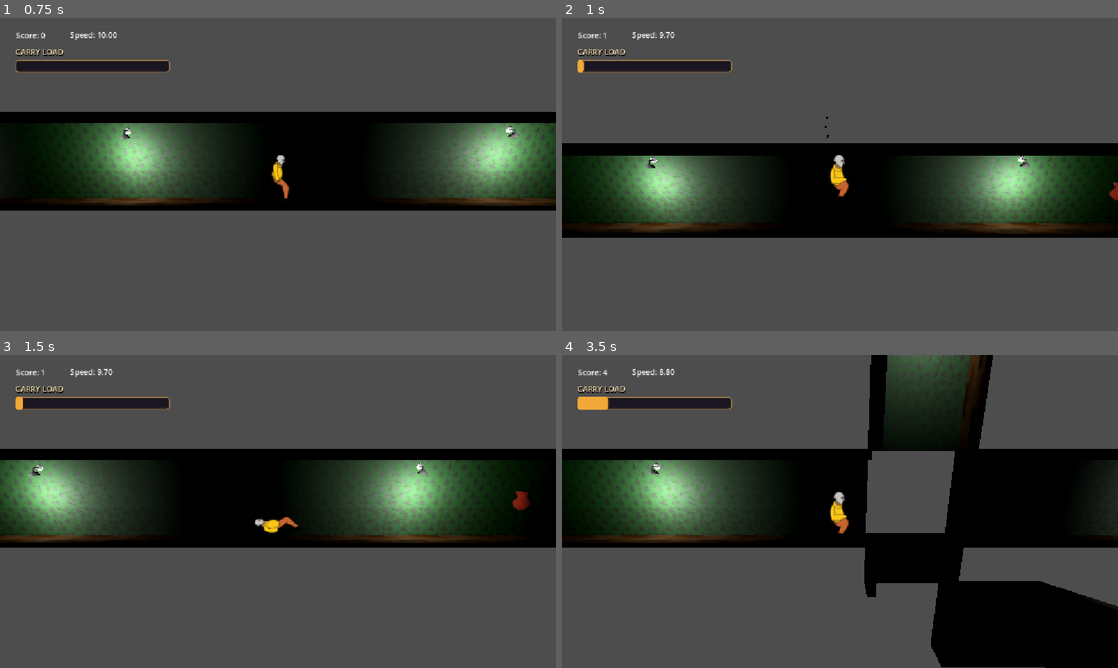
Above: before the commit, frames 1-4 (two rows, left to right).
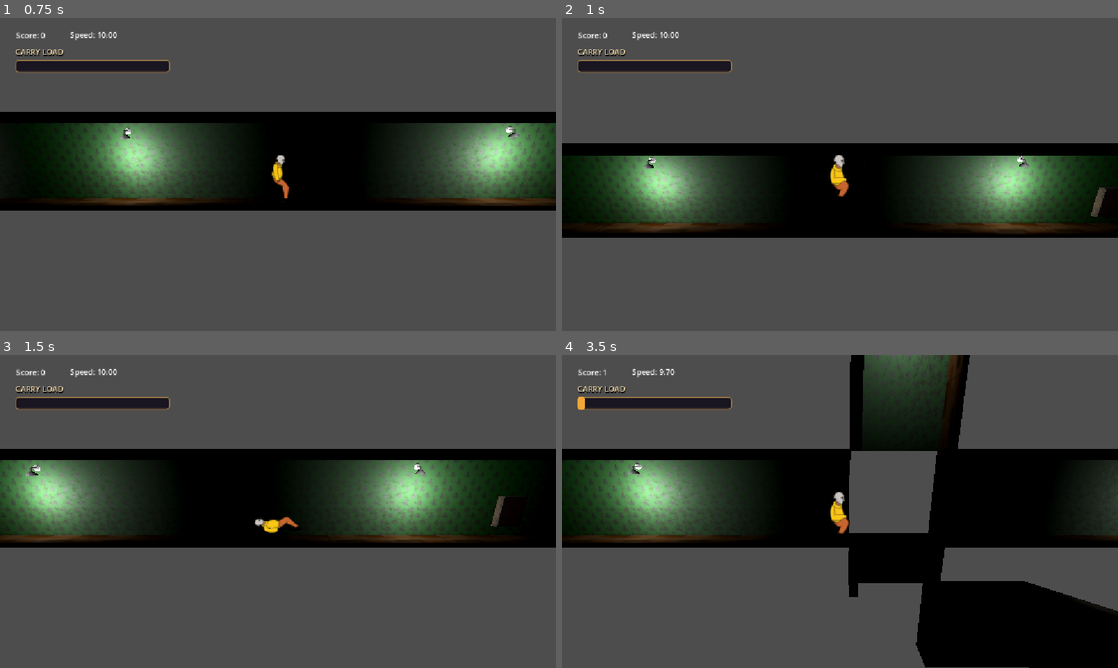
Above: after the commit, the same moments.

Repository: jinsato0422/haunted-mansion
Game: Godot game, scene res://Scenes/Game.tscn
Same seed, same stepped clock (60 frames per second), same inputs: the game is played once before the commit and once after it.
Inputs:
- Up to frame 1 (0.75 s): tap Enter at 0.5 s; hold D (move_right) from 0.53 s (still down); hold Ctrl (grab) from 0.53 s (still down)
- Up to frame 2 (1 s): keep holding D (move_right); keep holding Ctrl (grab); tap Space (jump) at 0.77 s
- Up to frame 3 (1.5 s): release D (move_right) at 1.28 s; release Ctrl (grab) at 1.28 s; hold S (down) from 1.28 s (still down); tap E (interact) at 1.35 s
- Up to frame 4 (3.5 s): tap Space (jump) at 1.52, 3.02 s; release S (down) at 2.03 s; hold Shift (run) 2.03-2.78 s; hold D (move_right) from 2.03 s (still down); tap Ctrl (grab) at 2.85 s

Frame 1 is identical in both runs. In frame 2, 0.5% of the frame differs, in the area x 2-100%, y 4-67%; in frame 3, 1.2%; in frame 4, 11%, in the area x 0-100%, y 0-100%.

Commit message:
enemy kills you and changes direction

Diff:
--- /dev/null
+++ b/Assets/Treasures/Cursed/book_ob_un_text.tscn
@@ -0,0 +1,12 @@
+[gd_scene format=3 uid="uid://di5u0nn8vu367"]
+
+[ext_resource type="PackedScene" uid="uid://cnfwmb2k4nk5e" path="res://Assets/Treasures/Cursed/Book_OB_UnText.fbx" id="1_v8og4"]
+[ext_resource type="Texture2D" uid="uid://b75pstf8pgatt" path="res://Assets/Treasures/Cursed/book_base.png" id="2_k0dfs"]
+
+[sub_resource type="StandardMaterial3D" id="StandardMaterial3D_q4if5"]
+albedo_texture = ExtResource("2_k0dfs")
+
+[node name="Book_OB_UnText" unique_id=1952639841 instance=ExtResource("1_v8og4")]
+
+[node name="Book_OB" parent="Cursed" parent_id_path=PackedInt32Array(194377387) index="0" unique_id=1725549585]
+material_override = SubResource("StandardMaterial3D_q4if5")
--- /dev/null
+++ b/Assets/Treasures/Cursed/openPBRSurface1.tres
@@ -0,0 +1,5 @@
+[gd_resource type="StandardMaterial3D" format=3 uid="uid://bd5378etjstem"]
+
+[resource]
+resource_name = "openPBRSurface1"
+vertex_color_use_as_albedo = true
--- a/Scenes/Game.tscn
+++ b/Scenes/Game.tscn
@@ -39,16 +39,7 @@
 [node name="OmniLight3D" type="OmniLight3D" parent="." unique_id=855183779]
 transform = Transform3D(1, 0, 0, 0, 1, 0, 0, 0, 1, 0, 5, 6)
 
-[node name="Minor Treasure" parent="." unique_id=2056213325 instance=ExtResource("4_yfthy")]
-transform = Transform3D(1, 0, 0, 0, 1, 0, 0, 0, 1, 2, 1, -0.7043371)
-
-[node name="Great Treasure" parent="." unique_id=510207290 instance=ExtResource("4_yfthy")]
-transform = Transform3D(1, 0, 0, 0, 1, 0, 0, 0, 1, 12.45352, 1.2649193, -0.7950076)
-treasure_type = 1
-
-[node name="Cursed Treasure" parent="." unique_id=298225106 instance=ExtResource("4_yfthy")]
-transform = Transform3D(1, 0, 0, 0, 1, 0, 0, 0, 1, 17.713743, 9.168175, -0.06824756)
-treasure_type = 2
+[node name="Treasures" type="Node3D" parent="." unique_id=850540396]
 
 [node name="HUD" type="CanvasLayer" parent="." unique_id=361460300]
 
@@ -167,8 +158,7 @@
 [node name="SM_Hall_8M_Green5" parent="." unique_id=1119351235 instance=ExtResource("5_ucghm")]
 transform = Transform3D(-4.371139e-08, -1, 0, 1, -4.371139e-08, 0, 0, 0, 1, 40, -17, -1)
 
-[connection signal="collected" from="Minor Treasure" to="." method="_on_treasure_collected"]
-[connection signal="collected" from="Great Treasure" to="." method="_on_treasure_collected"]
-[connection signal="collected" from="Cursed Treasure" to="." method="_on_treasure_collected"]
+[node name="Treasure" parent="." unique_id=2056213325 instance=ExtResource("4_yfthy")]
+transform = Transform3D(1, 0, 0, 0, 1, 0, 0, 0, 1, 12, 1, -0.6623316)
 
 [editable path="SM_Hall_8M2"]
--- a/Scenes/ghost.tscn
+++ b/Scenes/ghost.tscn
@@ -140,6 +140,8 @@
 }]
 
 [node name="Ghost" type="Area3D" unique_id=265302351]
+collision_layer = 0
+collision_mask = 2
 script = ExtResource("1_v5pp4")
 
 [node name="MeshInstance3D" type="MeshInstance3D" parent="." unique_id=816244765]
@@ -155,6 +157,6 @@
 no_depth_test = true
 sprite_frames = SubResource("SpriteFrames_770x4")
 autoplay = "default"
-frame_progress = 0.82577604
+frame_progress = 0.49466544
 
 [connection signal="body_entered" from="." to="." method="_on_body_entered"]
--- a/Scenes/treasure.tscn
+++ b/Scenes/treasure.tscn
@@ -2,6 +2,7 @@
 
 [ext_resource type="Script" uid="uid://2hoc4igxf8l5" path="res://Scripts/treasure.gd" id="1_dubxd"]
 [ext_resource type="PackedScene" uid="uid://berb2n1xwmcet" path="res://Assets/3D/MoneyBag_Ob-Unfinished.glb" id="2_h85lg"]
+[ext_resource type="PackedScene" uid="uid://di5u0nn8vu367" path="res://Assets/Treasures/Cursed/book_ob_un_text.tscn" id="3_pdkc3"]
 
 [sub_resource type="StandardMaterial3D" id="StandardMaterial3D_2unnm"]
 
@@ -39,7 +40,19 @@
 [node name="CollisionShape3D" type="CollisionShape3D" parent="." unique_id=93178961]
 shape = SubResource("SphereShape3D_2bngr")
 
-[node name="MoneyBagModel" parent="." unique_id=1918214693 instance=ExtResource("2_h85lg")]
+[node name="Minor" type="Node3D" parent="." unique_id=873529768]
+transform = Transform3D(2, 0, 0, 0, 2, 0, 0, 0, 2, 0.032101393, 0, 0.09707904)
+visible = false
+
+[node name="MoneyBagModel" parent="Minor" unique_id=1918214693 instance=ExtResource("2_h85lg")]
+
+[node name="Greater" type="Node3D" parent="." unique_id=1413489042]
 transform = Transform3D(2, 0, 0, 0, 2, 0, 0, 0, 2, 0.032101393, 0, 0.09707904)
 
+[node name="Cursed" type="Node3D" parent="." unique_id=1636043899]
+transform = Transform3D(2, 0, 0, 0, 2, 0, 0, 0, 2, 0.032101393, 0, 0.09707904)
+
+[node name="Book_OB_UnText" parent="Cursed" unique_id=1952639841 instance=ExtResource("3_pdkc3")]
+transform = Transform3D(0.29, 0, 0, 0, 0.29, 0, 0, 0, 0.29, 0, 0, 0)
+
 [connection signal="body_entered" from="." to="." method="_on_body_entered"]
--- a/Scripts/main_side.gd
+++ b/Scripts/main_side.gd
@@ -16,6 +16,9 @@
 @onready var load_bar: ProgressBar = $HUD/LoadPanel/Rows/LoadBar
 @onready var ghost_spawn: Marker3D = $GhostSpawn
 
+
+
+
 func _ready() -> void:
 	register_treasures(self)
 	# Whenever the player gains or loses load, refresh the bar.
@@ -23,6 +26,7 @@
 	load_bar.max_value = player.carry_capacity
 	load_bar.value = player.carried_load
 	update_hud()
+
 
 func register_treasures(node: Node) -> void:
 	# Hook up the treasures placed in the level, including ones inside other nodes.
--- a/Scripts/treasure.gd
+++ b/Scripts/treasure.gd
@@ -14,7 +14,8 @@
 	if body is SidePlayer and not is_collected:
 		is_collected = true
 		set_deferred("monitoring", false)
-		$MoneyBagModel.hide()
+
+		hide()
 		collected.emit(treasure_type)
 
 		$CPUParticles3D.restart()
--- a/treasure.tscn
+++ b/treasure.tscn
@@ -1,7 +1,7 @@
 [gd_scene format=3 uid="uid://by8siyt0j8pt1"]
 
 [ext_resource type="Script" uid="uid://2hoc4igxf8l5" path="res://Scripts/treasure.gd" id="1_dubxd"]
-[ext_resource type="PackedScene" uid="uid://berb2n1xwmcet" path="res://Assets/3D/MoneyBag_Ob-Unfinished.glb" id="2_h85lg"]
+[ext_resource type="PackedScene" uid="uid://di5u0nn8vu367" path="res://Assets/Treasures/Cursed/book_ob_un_text.tscn" id="2_h85lg"]
 
 [sub_resource type="SphereShape3D" id="SphereShape3D_2bngr"]
 
@@ -13,9 +13,6 @@
 
 [node name="CollisionShape3D" type="CollisionShape3D" parent="." unique_id=93178961]
 shape = SubResource("SphereShape3D_2bngr")
-
-[node name="empty_1" parent="." unique_id=1918214693 instance=ExtResource("2_h85lg")]
-transform = Transform3D(2, 0, 0, 0, 2, 0, 0, 0, 2, 0.032101393, 0, 0.09707904)
 
 [node name="CPUParticles3D" type="CPUParticles3D" parent="." unique_id=1334332930]
 transform = Transform3D(1, 0, 0, 0, 1, 0, 0, 0, 1, 0, 0, 0.020817876)
@@ -31,4 +28,9 @@
 angular_velocity_min = -417.38
 angular_velocity_max = 499.01
 
+[node name="Cursed" type="Node3D" parent="." unique_id=249043489]
+
+[node name="Book_OB_UnText" parent="Cursed" unique_id=1952639841 instance=ExtResource("2_h85lg")]
+transform = Transform3D(0.28, 0, 0, 0, 0.28, 0, 0, 0, 0.28, 0, 0, 0)
+
 [connection signal="body_entered" from="." to="." method="_on_body_entered"]
Binary file added: Assets/Treasures/Cursed/Book_OB_UnText.fbx
Not shown, added: Assets/Treasures/Cursed/Book_OB_UnText.fbx.import
Binary file added: Assets/Treasures/Cursed/Doll_OB_UnText.fbx
Not shown, added: Assets/Treasures/Cursed/Doll_OB_UnText.fbx.import
Binary file added: Assets/Treasures/Cursed/Mask_OB_UnText.fbx
Not shown, added: Assets/Treasures/Cursed/Mask_OB_UnText.fbx.import
Binary file added: Assets/Treasures/Cursed/book_base.png
Not shown, added: Assets/Treasures/Cursed/book_base.png.import
Not shown, added: Assets/Treasures/Cursed/Book_Textures.zip
